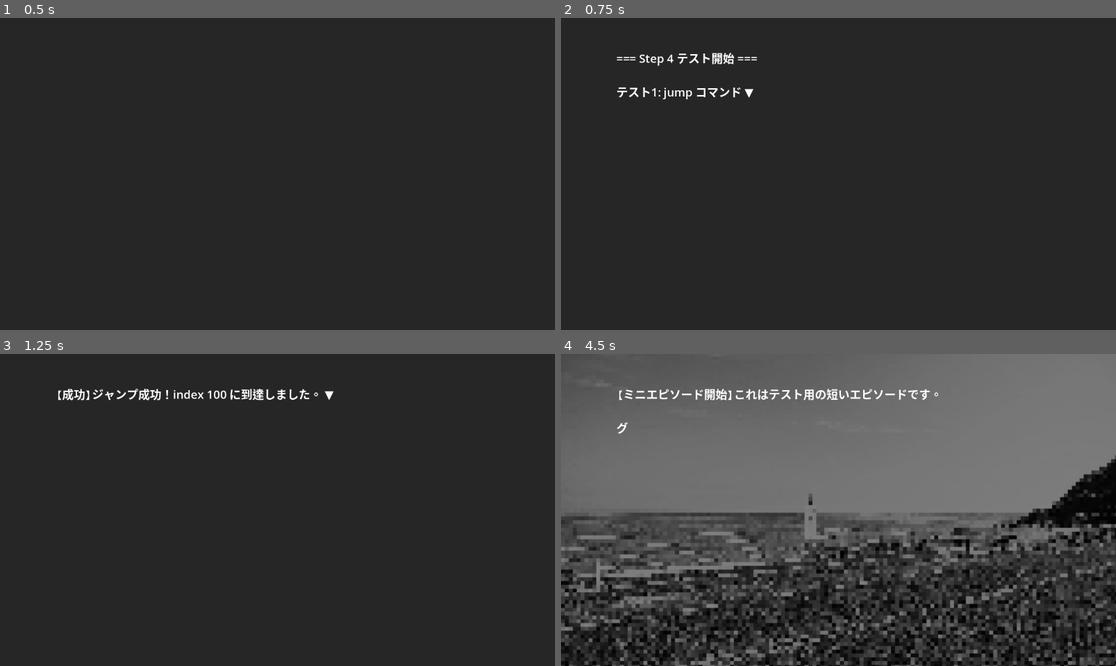
Above: before the commit, frames 1-4 (two rows, left to right).
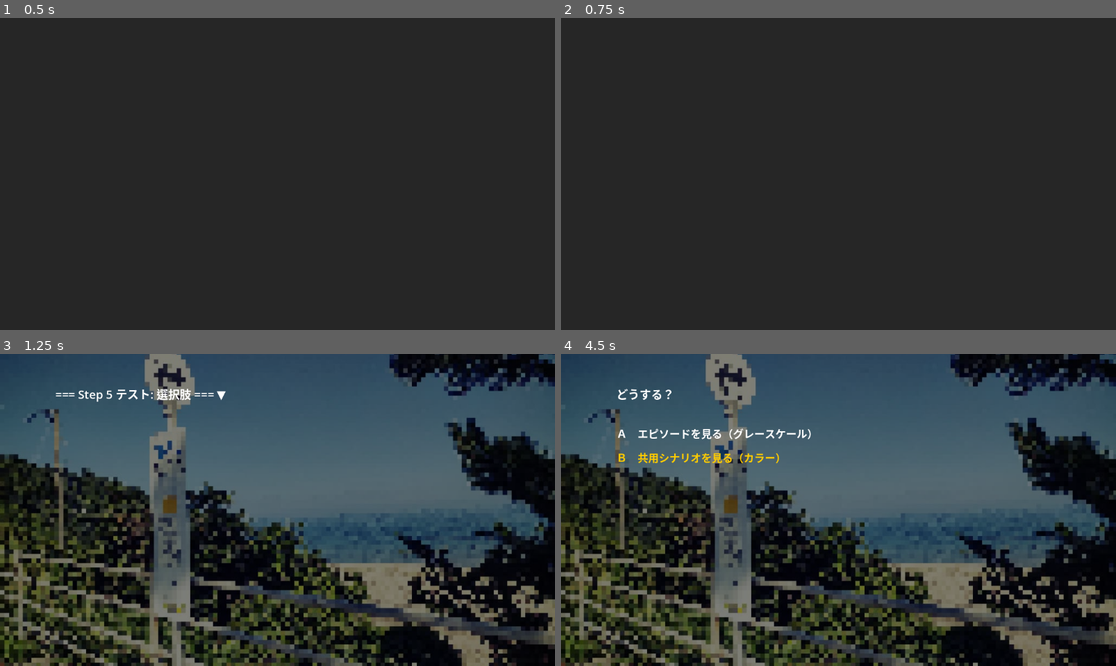
Above: after the commit, the same moments.

Repository: azukigame-s/kiminokoe
Game: Godot game, scene res://scenes/test_scenario_engine.tscn
Same seed, same stepped clock (60 frames per second), same inputs: the game is played once before the commit and once after it. This scene is started directly instead of the project's main scene.
Inputs (mouse positions are in pixels of both pictures, inside the frame that each line leads up to):
- Up to frame 1 (0.5 s): no input
- Up to frame 2 (0.75 s): tap Enter at 0.5, 0.6 s; move the mouse to (960, 158) at 0.52 s; hold D from 0.53 s (still down); click (960, 158) at 0.67 s
- Up to frame 3 (1.25 s): keep holding D; tap Space at 0.77, 1.07 s; tap B at 0.8 s
- Up to frame 4 (4.5 s): move the mouse to (727, 525) at 1.27 s; release D at 1.28 s; hold Down 1.28-2.03 s; tap B at 1.35 s; click (727, 525) at 1.42 s; tap Space at 1.52, 1.82, 3.02, 3.05, 3.32, 3.6, 3.77, 4.07 s; tap C at 1.55, 2.1 s; move the mouse to (894, 441) at 2.02 s; hold D 2.03-2.78 s; click (894, 441) at 2.17 s; tap E at 2.3, 2.85 s; move the mouse to (810, 572) at 2.77 s; hold Up 2.78-3.53 s; click (810, 572) at 2.92 s; move the mouse to (1005, 556) at 3.52 s; hold A from 3.53 s (still down); click (1005, 556) at 3.67 s; tap Enter at 3.8, 4.35 s; move the mouse to (672, 463) at 4.27 s; click (672, 463) at 4.42 s

Frame 1 is identical in both runs. In frame 2, 0.6% of the frame differs, in the area x 10-36%, y 11-27%; in frame 3, 85%; in frame 4, 88%, in the area x 0-100%, y 0-100%.

Commit message:
🚧 選択肢機能の再実装

Diff:
--- /dev/null
+++ b/scenarios/test_step5.json
@@ -0,0 +1,48 @@
+[
+	{"type": "background", "path": "res://assets/backgrounds/busstop.jpg"},
+
+	{"type": "dialogue", "text": "=== Step 5 テスト: 選択肢 ===", "new_page": true},
+
+	{"type": "dialogue", "text": "テスト1: next_index による分岐", "new_page": true},
+	{"type": "dialogue", "text": "選択肢が表示されます。どれかを選んでください。"},
+
+	{
+		"type": "choice",
+		"choices": [
+			{"id": "choice_a", "text": "選択肢Ａを選ぶ", "next_index": 100},
+			{"id": "choice_b", "text": "選択肢Ｂを選ぶ", "next_index": 200},
+			{"id": "choice_c", "text": "選択肢Ｃを選ぶ", "next_index": 300}
+		]
+	},
+
+	{"type": "index", "index": 100},
+	{"type": "dialogue", "text": "【Ａ】選択肢Ａが選ばれました！", "new_page": true},
+	{"type": "jump", "index": 400},
+
+	{"type": "index", "index": 200},
+	{"type": "dialogue", "text": "【Ｂ】選択肢Ｂが選ばれました！", "new_page": true},
+	{"type": "jump", "index": 400},
+
+	{"type": "index", "index": 300},
+	{"type": "dialogue", "text": "【Ｃ】選択肢Ｃが選ばれました！", "new_page": true},
+	{"type": "jump", "index": 400},
+
+	{"type": "index", "index": 400},
+	{"type": "dialogue", "text": "分岐が合流しました。next_index テスト成功！", "new_page": true},
+
+	{"type": "dialogue", "text": "テスト2: scenario による分岐", "new_page": true},
+	{"type": "dialogue", "text": "選択肢でミニエピソードまたは共用シナリオを呼び出します。"},
+
+	{
+		"type": "choice",
+		"choices": [
+			{"id": "call_episode", "text": "エピソードを見る（グレースケール）", "scenario": "episodes/test_mini_episode"},
+			{"id": "call_shared", "text": "共用シナリオを見る（カラー）", "scenario": "shared/test_mini_shared"}
+		]
+	},
+
+	{"type": "dialogue", "text": "シナリオから戻りました。scenario テスト成功！", "new_page": true},
+
+	{"type": "dialogue", "text": "=== Step 5 テスト完了 ===", "new_page": true},
+	{"type": "dialogue", "text": "選択肢の動作が正常に確認されました！"}
+]
--- a/scripts/core/command_executor.gd
+++ b/scripts/core/command_executor.gd
@@ -8,6 +8,7 @@
 var text_display: TextDisplay
 var background_display: BackgroundDisplay
 var audio_manager: AudioManager
+var choice_display: ChoiceDisplay
 
 # シグナル
 signal command_completed
@@ -56,7 +57,8 @@
 		"sfx":
 			await execute_sfx(command, skip_controller)
 		"choice":
-			await execute_choice(command, skip_controller)
+			# choice は ScenarioEngine で処理（フロー制御が必要なため）
+			pass
 		"load_scenario":
 			# load_scenario は ScenarioEngine で処理
 			pass
@@ -144,17 +146,15 @@
 	else:
 		push_warning("[CommandExecutor] AudioManager が設定されていません")
 
-## choice コマンドを実行
-func execute_choice(command: Dictionary, skip_controller: SkipController) -> void:
-	print("[CommandExecutor] choice")
-
-	# 選択肢でスキップモードを停止
-	if skip_controller.is_skipping:
-		skip_controller.disable()
-
-	# TODO: 選択肢表示の実装（Step 5）
-	# choice_display.show_choices(command.choices)
-	# await choice_display.choice_selected
+## 選択肢表示時にテキストを隠す
+func hide_text_for_choice() -> void:
+	if text_display:
+		text_display.visible = false
+
+## 選択肢終了後にテキストを再表示
+func show_text_after_choice() -> void:
+	if text_display:
+		text_display.visible = true
 
 ## subtitle コマンドを実行
 func execute_subtitle(command: Dictionary, skip_controller: SkipController) -> void:
--- a/scripts/core/scenario_engine.gd
+++ b/scripts/core/scenario_engine.gd
@@ -78,6 +78,9 @@
 				handle_episode_clear(command)
 				current_index += 1
 				continue
+			"choice":
+				await handle_choice(command)
+				continue  # current_indexはchoice内で設定済み
 
 		# 通常のコマンドはCommandExecutorで処理
 		await command_executor.execute(command, skip_controller)
@@ -116,6 +119,56 @@
 
 	push_error("[ScenarioEngine] jump: index %d が見つかりません" % target_index)
 	current_index += 1
+
+## choice コマンドの処理
+func handle_choice(command: Dictionary) -> void:
+	var choices = command.get("choices", [])
+	if choices.is_empty():
+		push_error("[ScenarioEngine] choice: choices が空です")
+		current_index += 1
+		return
+
+	print("[ScenarioEngine] choice: %d 個の選択肢" % choices.size())
+
+	# スキップモードを停止
+	if skip_controller.is_skipping:
+		skip_controller.disable()
+
+	# テキストを隠す
+	command_executor.hide_text_for_choice()
+
+	# ChoiceDisplay で選択肢を表示
+	var choice_display = command_executor.choice_display
+	if not choice_display:
+		push_error("[ScenarioEngine] ChoiceDisplay が設定されていません")
+		current_index += 1
+		return
+
+	choice_display.show_choices(choices)
+
+	# 選択を待機
+	var selected = await choice_display.choice_selected
+
+	# テキストを再表示
+	command_executor.show_text_after_choice()
+
+	print("[ScenarioEngine] choice selected: %s" % selected.get("text", ""))
+
+	# 選択結果に応じた処理
+	if selected.has("scenario"):
+		# 別シナリオに遷移（サブシナリオとして呼び出し）
+		var scenario_path = selected.get("scenario", "")
+		var is_episode = scenario_path.begins_with("episodes/")
+		await call_subscenario(scenario_path, is_episode)
+		# サブシナリオから戻ったら、choiceの次のコマンドへ
+		current_index += 1
+	elif selected.has("next_index"):
+		# 同一シナリオ内のindexへジャンプ
+		var target_index = selected.get("next_index", -1)
+		handle_jump({"index": target_index})
+	else:
+		# next_index も scenario もない場合は次のコマンドへ
+		current_index += 1
 
 ## episode_clear コマンドの処理
 func handle_episode_clear(command: Dictionary) -> void:
--- a/scripts/test_scenario_engine.gd
+++ b/scripts/test_scenario_engine.gd
@@ -1,18 +1,20 @@
 extends Control
 
 ## ScenarioEngine のテストスクリプト
-## Step 4: load_scenario, jump, episode_clear のテスト
+## Step 5: 選択肢のテスト
 
 # スクリプトをpreloadで読み込み
 const BackgroundDisplayScript = preload("res://scripts/ui/background_display.gd")
 const AudioManagerScript = preload("res://scripts/ui/audio_manager.gd")
 const TextDisplayScript = preload("res://scripts/ui/text_display.gd")
+const ChoiceDisplayScript = preload("res://scripts/ui/choice_display.gd")
 const ScenarioEngineScript = preload("res://scripts/core/scenario_engine.gd")
 
 var scenario_engine
 var text_display
 var background_display
 var audio_manager
+var choice_display
 var skip_indicator: Label
 
 func _ready():
@@ -94,6 +96,12 @@
 	audio_manager.name = "AudioManager"
 	add_child(audio_manager)
 
+	# ChoiceDisplay の作成
+	choice_display = Control.new()
+	choice_display.set_script(ChoiceDisplayScript)
+	choice_display.name = "ChoiceDisplay"
+	add_child(choice_display)
+
 	print("[TestScenarioEngine] UI構築完了")
 
 ## ScenarioEngine の初期化
@@ -106,6 +114,7 @@
 	scenario_engine.command_executor.text_display = text_display
 	scenario_engine.command_executor.background_display = background_display
 	scenario_engine.command_executor.audio_manager = audio_manager
+	scenario_engine.command_executor.choice_display = choice_display
 
 	print("[TestScenarioEngine] ScenarioEngine 初期化完了")
 
@@ -135,12 +144,12 @@
 	print("[TestScenarioEngine] テストシナリオ実行開始")
 
 	# JSONファイルからテストシナリオを読み込み
-	var scenario_data = await scenario_engine.load_scenario_data("test_step4")
+	var scenario_data = await scenario_engine.load_scenario_data("test_step5")
 	if scenario_data.is_empty():
 		print("[TestScenarioEngine] テストシナリオの読み込みに失敗しました")
 		return
 
-	await scenario_engine.start_scenario(scenario_data, "test_step4")
+	await scenario_engine.start_scenario(scenario_data, "test_step5")
 
 	print("[TestScenarioEngine] テストシナリオ完了")
 
--- /dev/null
+++ b/scripts/ui/choice_display.gd
@@ -0,0 +1,199 @@
+extends Control
+class_name ChoiceDisplay
+
+## 選択肢表示コンポーネント
+## 弟切草風のテキスト選択肢UI
+
+# シグナル
+signal choice_selected(choice_data: Dictionary)
+
+# スタイリング
+var text_color = Color(1, 1, 1, 1)
+var hover_color = Color(1, 0.8, 0, 1)  # 弟切草風の黄色いハイライト
+var text_size = 22
+
+# 内部状態
+var _choice_container: Control
+var _choice_background: ColorRect
+var _choice_labels: Array = []
+var _current_choices: Array = []
+var _selected_index: int = 0
+var _is_active: bool = false
+
+func _ready():
+	# フルスクリーン設定
+	set_anchors_preset(Control.PRESET_FULL_RECT)
+	mouse_filter = Control.MOUSE_FILTER_IGNORE
+	visible = false
+
+	_setup_container()
+	print("[ChoiceDisplay] 準備完了")
+
+## コンテナの初期化
+func _setup_container():
+	_choice_container = Control.new()
+	_choice_container.name = "ChoiceContainer"
+	_choice_container.set_anchors_preset(Control.PRESET_FULL_RECT)
+	_choice_container.mouse_filter = Control.MOUSE_FILTER_IGNORE
+	add_child(_choice_container)
+
+	# 半透明背景
+	_choice_background = ColorRect.new()
+	_choice_background.name = "ChoiceBG"
+	_choice_background.set_anchors_preset(Control.PRESET_FULL_RECT)
+	_choice_background.color = Color(0, 0, 0, 0)
+	_choice_container.add_child(_choice_background)
+
+## 選択肢を表示
+func show_choices(choices: Array) -> void:
+	_clear_choices()
+	_current_choices = choices
+	_is_active = true
+	visible = true
+
+	var prefixes = ["Ａ", "Ｂ", "Ｃ", "Ｄ", "Ｅ"]
+	var total = mini(choices.size(), prefixes.size())
+	var viewport_size = get_viewport_rect().size
+
+	# タイトル
+	var title = Label.new()
+	title.name = "ChoiceTitle"
+	title.text = "どうする？"
+	title.horizontal_alignment = HORIZONTAL_ALIGNMENT_LEFT
+	title.position.x = viewport_size.x * 0.1
+	title.position.y = viewport_size.y * 0.1
+	title.size.x = viewport_size.x * 0.8
+	title.size.y = 40
+	title.add_theme_font_size_override("font_size", 24)
+	title.add_theme_color_override("font_color", Color.WHITE)
+	_choice_container.add_child(title)
+
+	# 選択肢を配置
+	var spacing = 50
+	var start_y = viewport_size.y * 0.1 + 80
+
+	for i in range(total):
+		var choice_data = choices[i]
+		var choice_text = choice_data.get("text", "選択肢 " + str(i + 1))
+
+		# 選択肢パネル
+		var panel = Control.new()
+		panel.position.x = viewport_size.x * 0.1
+		panel.position.y = start_y + (spacing * i)
+		panel.size.x = viewport_size.x * 0.8
+		panel.size.y = 40
+		_choice_container.add_child(panel)
+
+		# 透明ボタン（クリック検出用）
+		var button = Button.new()
+		button.name = "ChoiceBtn_%d" % i
+		button.text = ""
+		button.flat = true
+		button.focus_mode = Control.FOCUS_NONE
+		button.position = Vector2.ZERO
+		button.size = panel.size
+		button.mouse_default_cursor_shape = Control.CURSOR_POINTING_HAND
+
+		var empty_style = StyleBoxEmpty.new()
+		button.add_theme_stylebox_override("normal", empty_style)
+		button.add_theme_stylebox_override("hover", empty_style)
+		button.add_theme_stylebox_override("pressed", empty_style)
+
+		button.pressed.connect(_on_button_pressed.bind(i))
+		button.mouse_entered.connect(_on_button_hover.bind(i))
+		panel.add_child(button)
+
+		# ラベル（表示用）
+		var label = Label.new()
+		label.name = "ChoiceLabel_%d" % i
+		label.text = prefixes[i] + "　" + choice_text
+		label.horizontal_alignment = HORIZONTAL_ALIGNMENT_LEFT
+		label.vertical_alignment = VERTICAL_ALIGNMENT_CENTER
+		label.position = Vector2.ZERO
+		label.size = panel.size
+		label.mouse_filter = Control.MOUSE_FILTER_IGNORE
+		label.add_theme_font_size_override("font_size", text_size)
+		label.add_theme_color_override("font_color", text_color)
+		panel.add_child(label)
+
+		_choice_labels.append(label)
+
+	_selected_index = 0
+	_update_highlight()
+	print("[ChoiceDisplay] %d 個の選択肢を表示" % total)
+
+## 選択肢をクリア
+func _clear_choices():
+	for child in _choice_container.get_children():
+		if child != _choice_background:
+			child.queue_free()
+	_choice_labels.clear()
+	_current_choices.clear()
+	_selected_index = 0
+
+## ボタンクリック時
+func _on_button_pressed(index: int):
+	_select(index)
+
+## ボタンホバー時
+func _on_button_hover(index: int):
+	if _selected_index != index:
+		_selected_index = index
+		_update_highlight()
+
+## 選択を確定
+func _select(index: int):
+	if index < 0 or index >= _current_choices.size():
+		return
+
+	var selected = _current_choices[index]
+	print("[ChoiceDisplay] 選択: %s" % selected.get("text", ""))
+
+	_is_active = false
+	visible = false
+	_clear_choices()
+
+	choice_selected.emit(selected)
+
+## ハイライト更新
+func _update_highlight():
+	for i in range(_choice_labels.size()):
+		var color = hover_color if i == _selected_index else text_color
+		_choice_labels[i].add_theme_color_override("font_color", color)
+
+## キーボード入力処理
+func _input(event):
+	if not _is_active or _choice_labels.is_empty():
+		return
+
+	if event is InputEventKey and event.pressed:
+		match event.keycode:
+			KEY_UP:
+				if _selected_index > 0:
+					_selected_index -= 1
+					_update_highlight()
+			KEY_DOWN:
+				if _selected_index < _choice_labels.size() - 1:
+					_selected_index += 1
+					_update_highlight()
+			KEY_ENTER, KEY_SPACE:
+				_select(_selected_index)
+			KEY_A:
+				if _choice_labels.size() >= 1:
+					_select(0)
+			KEY_B:
+				if _choice_labels.size() >= 2:
+					_select(1)
+			KEY_C:
+				if _choice_labels.size() >= 3:
+					_select(2)
+			KEY_D:
+				if _choice_labels.size() >= 4:
+					_select(3)
+			KEY_E:
+				if _choice_labels.size() >= 5:
+					_select(4)
+			_:
+				return
+
+		get_viewport().set_input_as_handled()
Not shown, added: scripts/ui/choice_display.gd.uid
